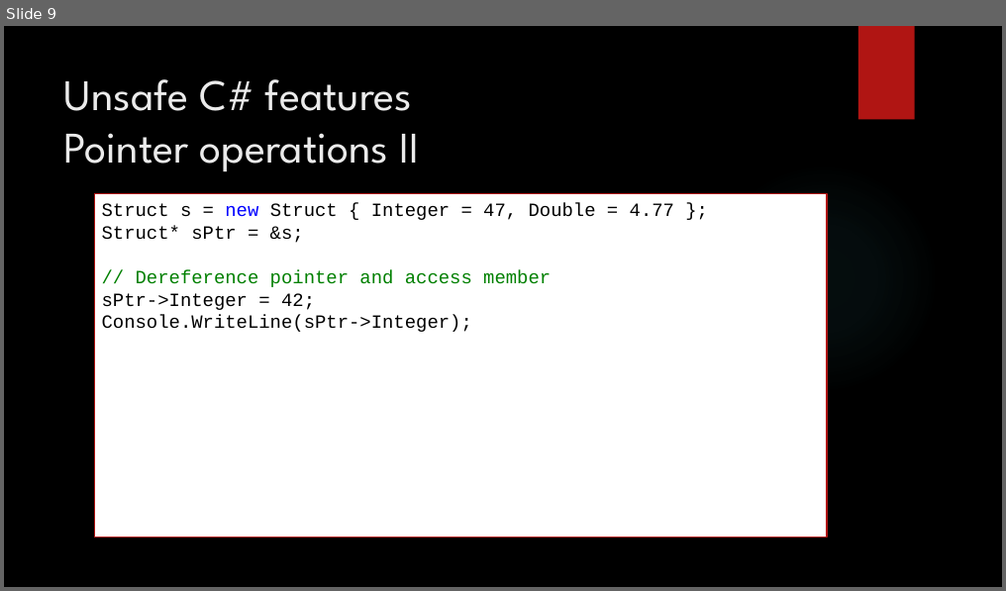
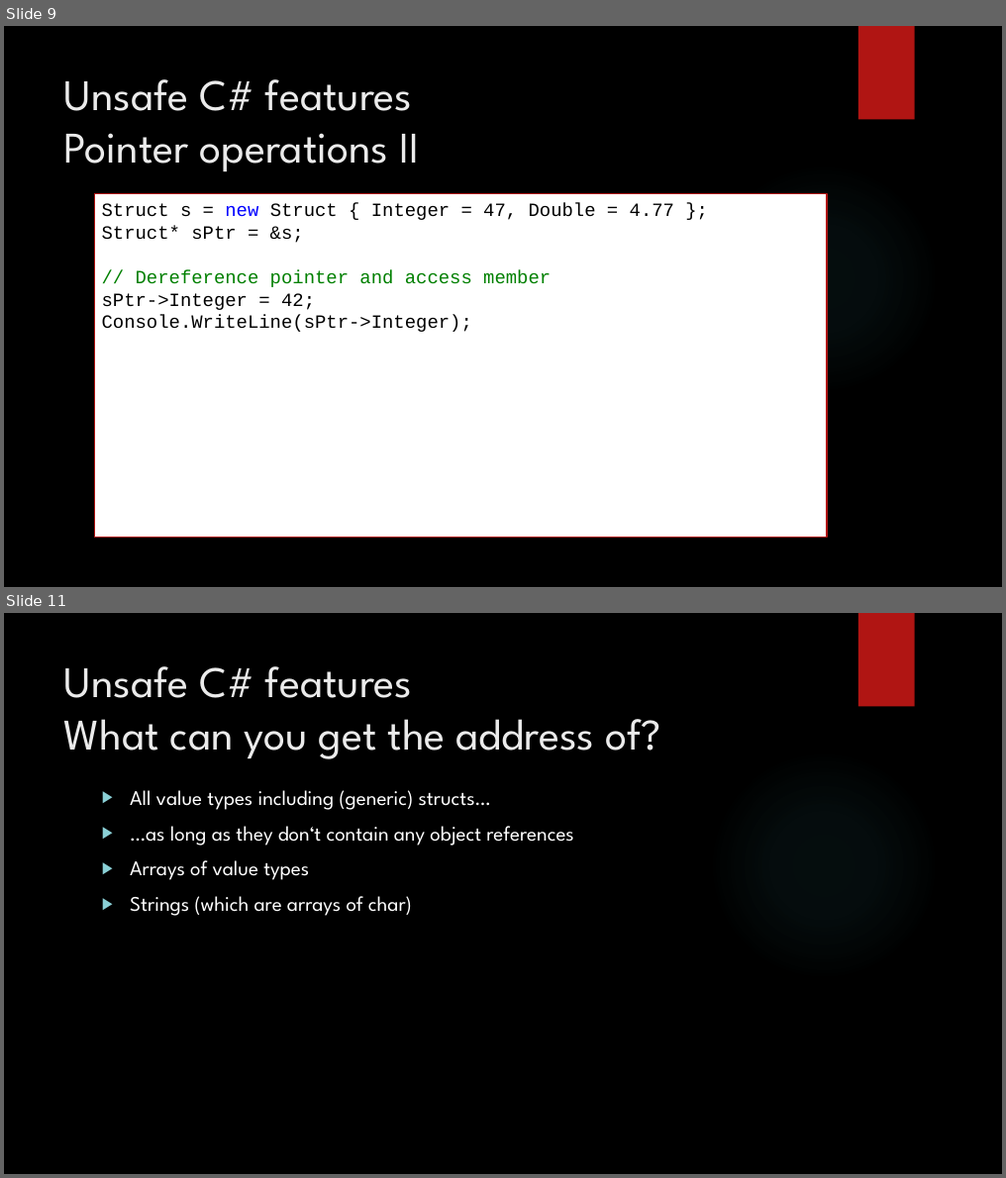
Before and after one commit to dennisdietrich/UnsafeCSharp, a slide deck: doc/Introduction to unsafe C#.pptx. Shown one above the other, each under a label of ours: slide 9 before the commit, slides 9 and 11 after it; the slides between them are not shown. The pictures are 1006x591 and 1006x1178 pixels, drawn with LibreOffice and Linux fonts; fonts in the diff are those of the drawing; background and template pictures are left out. Boxes give left, top, right and bottom in pixels: in the first picture for what was removed or moved away, otherwise in the second. Text is boxed around its words. In the diff, an @@ line names an element or a change of style, - is before the commit and + after.

Commit message:
Completed section on unsafe C# features

```diff
--- a/doc/Introduction to unsafe C#.pptx
+++ b/doc/Introduction to unsafe C#.pptx
@@ slide 11 added at bbox=[4, 613, 1002, 1174], background picture (left out); not listed: 2 template elements that a slide beside it also shows @@
@@ title added at bbox=[64, 666, 660, 760], 42 pt, text #EBEBEB @@
+Unsafe C# features
+What can you get the address of?
@@ text added at bbox=[130, 790, 573, 916], 20 pt, text #FFFFFF @@
+▶ All value types including (generic) structs…
+▶ …as long as they don‘t contain any object references
+▶ Arrays of value types
+▶ Strings (which are arrays of char)
```
Also in this commit, not shown: 1 slide changed, 2 other slides added, 3 other files.
